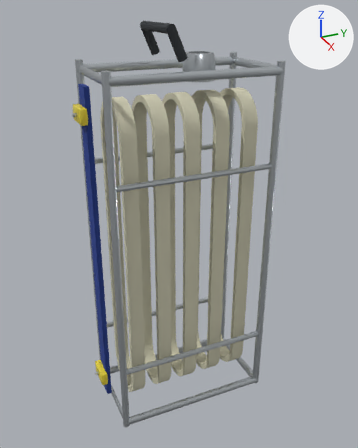
The glTF model assets/liederbach/equipment/hose_basket_3.glb as it was, and as the next commit left it.
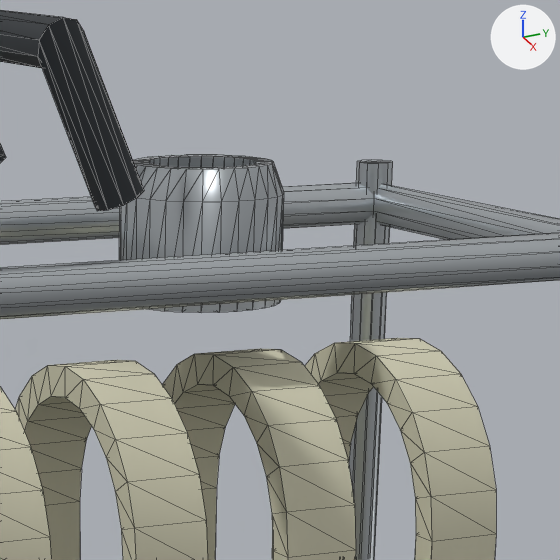
Each version is shown whole from a camera (50 mm lens) standing at (1.003, -0.434, 0.513) and looking at (0.001, 0.017, 0.013), then close up on the part from 44% to 76% of the width and 4% to 29% of the height. Every picture has the same lights, and +X, +Y and +Z are marked at upper right. The last two pictures show the newer version. The close-ups show mesh edges as thin lines. Where no turn or scale is listed for an object, it has been applied to the vertices. Vertices at exactly the same position are counted once.

The first close-up shows 'hose_basket_3'.
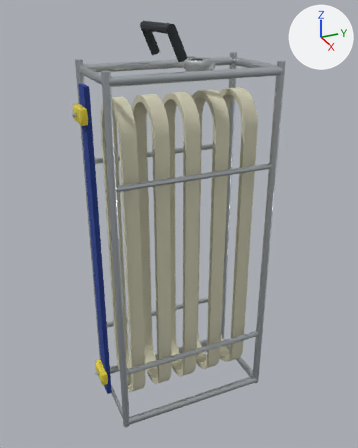
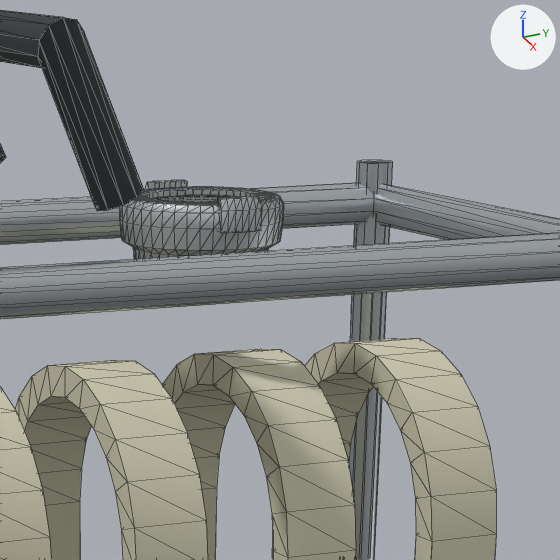
The edits, one by one:
Material 'training_rubber' (mat_training_rubber) is new.
Its base color is (0.034, 0.039, 0.043) (dark grey #34383a).
Its roughness is 0.91.
Material 'training_cast_metal' (mat_training_cast_metal) is new.
Its base color is (0.53, 0.56, 0.57) (light grey #c0c5c7).
Its metallic is 0.68.
Its roughness is 0.51.
me_hose_basket_3 is used by ob_hose_basket_3; location (0.0, 0.0, 0.0).
me_hose_basket_3 had 1084 vertices, 2112 faces and spanned x -0.108..0.108, y -0.217..0.217, z -0.468..0.468.
me_hose_basket_3 now has 1974 vertices, 3884 faces and spans x -0.108..0.108, y -0.217..0.217, z -0.468..0.468.
me_hose_basket_3 part 1: a new loose piece, a torus around z (ring radius 0.0243, tube radius 0.0013) spanning x -0.026..0.0251, y 0.04..0.0911, z 0.3874..0.39, in mat_training_rubber (dark grey #34383a).
me_hose_basket_3 part 2: a new loose piece of 320 vertices spanning x -0.036..0.035, y 0.03..0.101, z 0.363..0.392, in mat_training_cast_metal (light grey #c0c5c7).
me_hose_basket_3 part 3: a new loose piece of 35 vertices spanning x 0.03..0.038, y 0.056..0.075, z 0.382..0.395, in mat_training_cast_metal (light grey #c0c5c7).
me_hose_basket_3 part 4: a new loose piece of 35 vertices spanning x -0.039..-0.03, y 0.056..0.075, z 0.382..0.395, in mat_training_cast_metal (light grey #c0c5c7).
me_hose_basket_3 part 5: 111 vertices moved from x -0.036..0.035, y 0.03..0.101, z 0.349..0.406 to x -0.032..0.031, y 0.034..0.094, z 0.389..0.393; 29 vertices removed from x -0.036..0.03, y 0.035..0.096, z 0.349..0.406; 209 vertices added at x -0.032..0.03, y 0.035..0.097, z 0.389..0.393.
me_hose_basket_3 gains material mat_training_cast_metal (light grey #c0c5c7).
me_hose_basket_3 gains material mat_training_rubber (dark grey #34383a).

Location of each change, [x1, y1, x2, y2] in pixels of the close-ups (560 x 560 px):
part 1 of me_hose_basket_3, added
    after: [156, 196, 223, 202]
part 2 of me_hose_basket_3, added
    after: [120, 189, 284, 259]
part 3 of me_hose_basket_3, added
    after: [217, 196, 262, 233]
part 4 of me_hose_basket_3, added
    after: [145, 180, 187, 190]
part 5 of me_hose_basket_3, cut back
    before: [133, 155, 284, 202]
    after: [144, 187, 275, 197]
